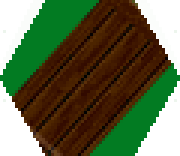
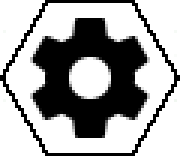
Layers edited between the first and the second (180, 156) image:
renamed "TEmp" to "Settings", showed it, moved it above "Eraser", painted on it over [left=0, top=0, right=180, bottom=156]
hid "Bridge3" over [left=12, top=0, right=174, bottom=156]
showed "Border" over [left=0, top=0, right=180, bottom=156]
showed "White" over [left=0, top=0, right=180, bottom=156]
hid "Green Background" over [left=0, top=0, right=180, bottom=156]
